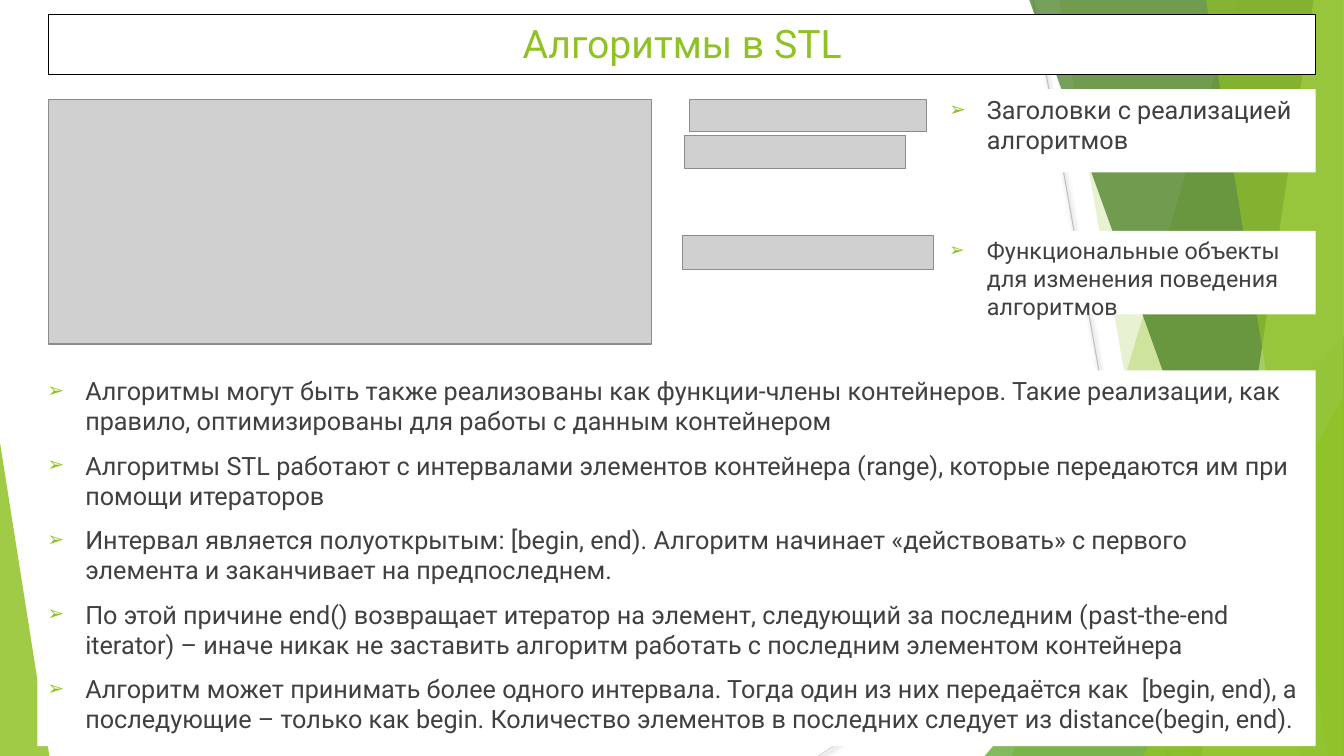
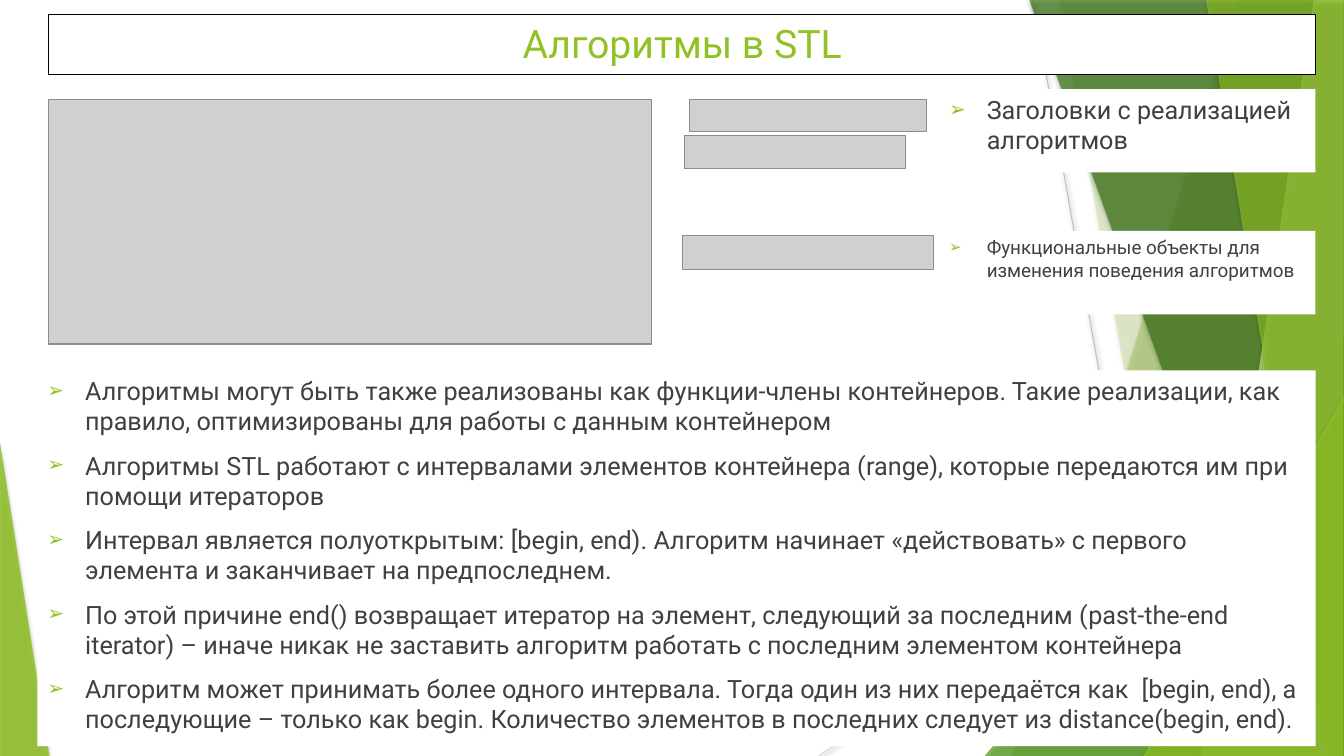
Before and after one commit to WhiteCatStudies/lectures, a slide deck: slide 2 of pt2/lectures/lecture6/lecture6.pptx. Drawn at 1344x756 pixels with LibreOffice and Linux fonts; fonts in the diff are those of the drawing; grey boxes stand for pictures. Boxes give left, top, right and bottom in pixels: in the first picture for what was removed or moved away, otherwise in the second. Text is boxed around its words. In the diff, an @@ line names an element or a change of style, - is before the commit and + after.

```diff
--- a/pt2/lectures/lecture6/lecture6.pptx
+++ b/pt2/lectures/lecture6/lecture6.pptx
@@ line (1033, 0) - (1168, 756): stroke #BFBFBF 0.75 pt to #BFBFBF 0.74 pt @@
@@ freeform shape at box(1059, 0, 1344, 756): shadow on; outline redrawn @@
@@ rectangle "Заголовки с реализацией алгоритмов" at box(940, 89, 1316, 172): indent changed; text to rectangle @@
@@ rectangle "Функциональные объекты для изменения поведения ..." at box(940, 231, 1316, 315): size 16.6 to 13.5 pt; indent changed @@
@@ rectangle "Алгоритмы могут быть также реализованы ..." at box(37, 370, 1316, 746): indent changed @@
@@ line (1344, 406) - (819, 756): stroke #D9D9D9 0.75 pt to #D9D9D9 0.74 pt @@
@@ shadow on in 7 elements at box(1012, 0, 1344, 756), box(985, 336, 1344, 756), box(1029, 0, 1344, 756), box(1202, 0, 1344, 756), box(1206, 0, 1344, 756), box(1143, 396, 1344, 756), box(0, 443, 49, 756) @@
```
Also in this commit, not shown: 18 other slides changed, 2 other files.
